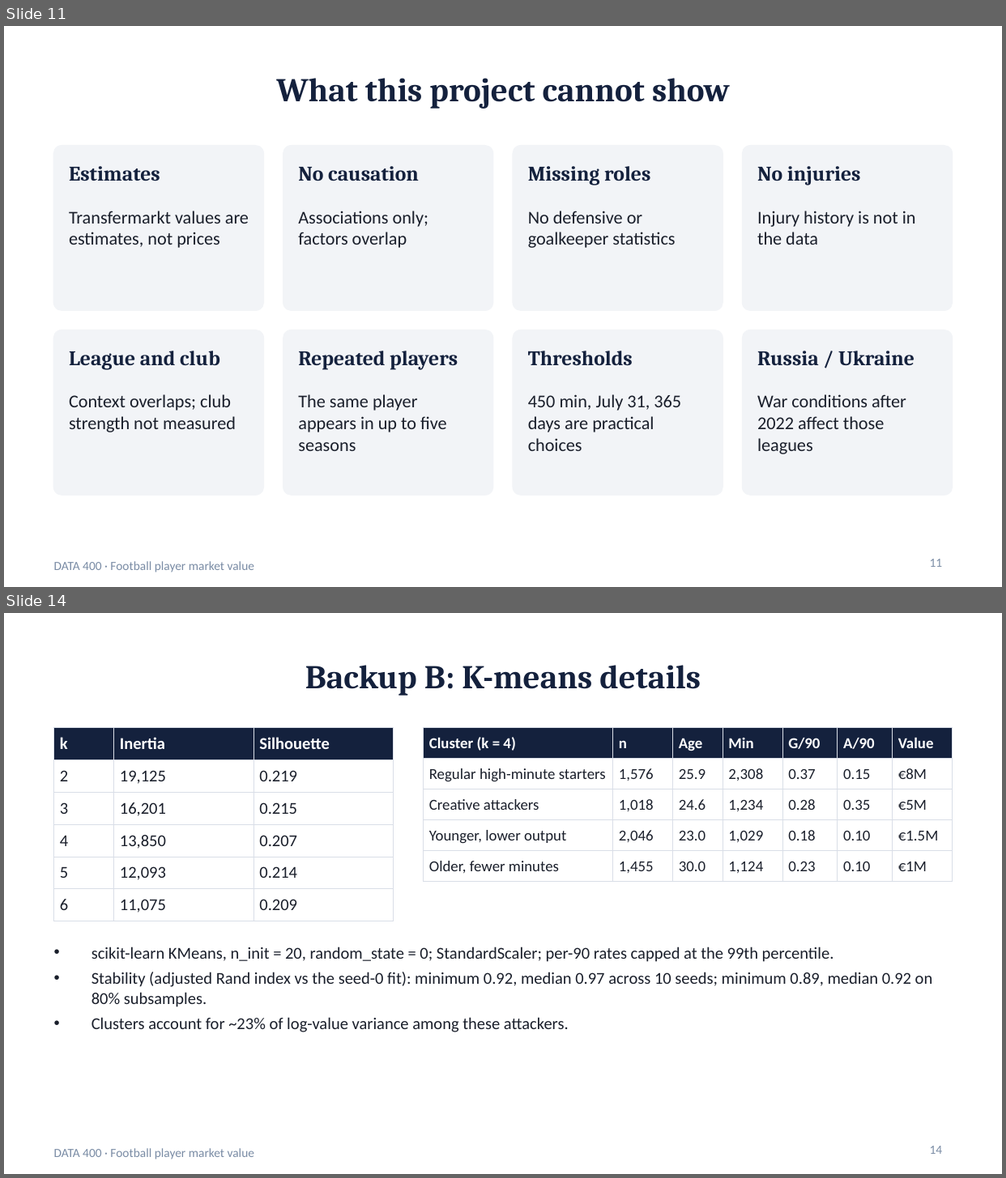
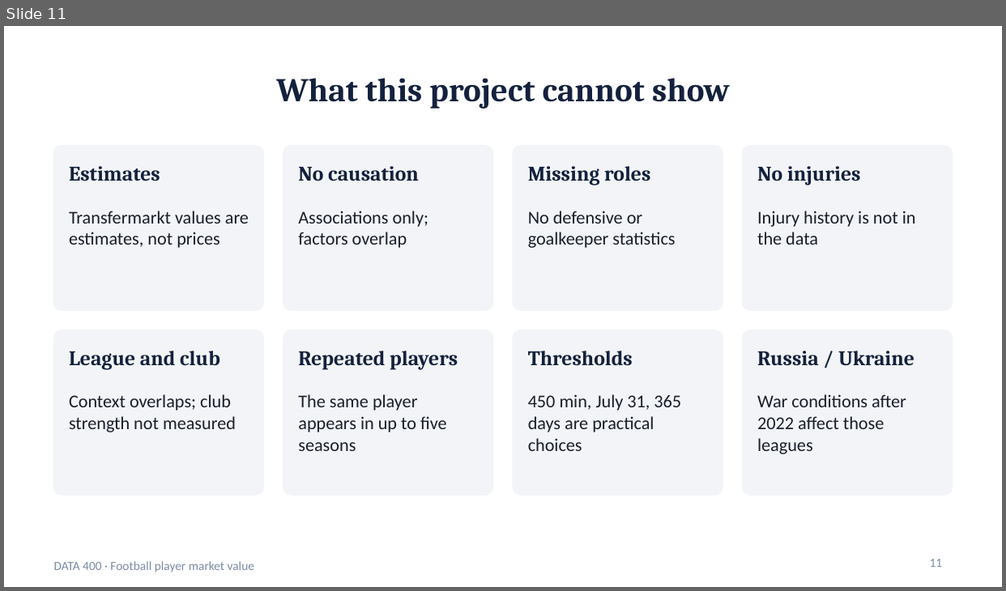
Before and after one commit to niloy-saha-123/DATA400-football-player-market-value-analysis, a slide deck: presentation/DATA400_market_value_presentation.pptx. Shown one above the other, each under a label of ours: slides 11 and 14 before the commit, slide 11 after it; the slides between them are not shown. The pictures are 1006x1178 and 1006x591 pixels, drawn with LibreOffice and Linux fonts; fonts in the diff are those of the drawing. Boxes give left, top, right and bottom in pixels: in the first picture for what was removed or moved away, otherwise in the second. Text is boxed around its words. In the diff, an @@ line names an element or a change of style, - is before the commit and + after.

Commit message:
feat(presentation): split backup slides into a separate deck
Main deck is now 11 slides; the backup deck (exclusions, K-means
details, segment definitions, league medians, playing time) is its own
.pptx/.pdf. Trim local tool entries from .gitignore.

```diff
--- a/presentation/DATA400_market_value_presentation.pptx
+++ b/presentation/DATA400_market_value_presentation.pptx
@@ slide 14 removed at (4,613,1002,1174), background #FFFFFF; not listed: 1 template element that a slide beside it also shows @@
@@ title removed at (305,665,701,696) @@
-Backup B: K-means details
@@ table removed at (54,728,393,916), 6 rows, 3 columns @@
-k | Inertia | Silhouette
-2 | 19,125 | 0.219
-3 | 16,201 | 0.215
-4 | 13,850 | 0.207
-5 | 12,093 | 0.214
-6 | 11,075 | 0.209
@@ table removed at (423,728,952,876), 5 rows, 7 columns @@
-Cluster (k = 4) | n | Age | Min | G/90 | A/90 | Value
-Regular high-minute starters | 1,576 | 25.9 | 2,308 | 0.37 | 0.15 | €8M
-Creative attackers | 1,018 | 24.6 | 1,234 | 0.28 | 0.35 | €5M
-Younger, lower output | 2,046 | 23.0 | 1,029 | 0.18 | 0.10 | €1.5M
-Older, fewer minutes | 1,455 | 30.0 | 1,124 | 0.23 | 0.10 | €1M
@@ text removed at (91,947,933,1033) @@
-• scikit-learn KMeans, n_init = 20, random_state = 0; StandardScaler; per-90 rates capped at the 99th percentile.
-• Stability (adjusted Rand index vs the seed-0 fit): minimum 0.92, median 0.97 across 10 seeds; minimum 0.89, median 0.92 on 80% subsamples.
-• Clusters account for ~23% of log-value variance among these attackers.
@@ page number removed at (930,1146,943,1154) @@
-14
```
Also in this commit, not shown: 5 other slides removed, 8 other files.
